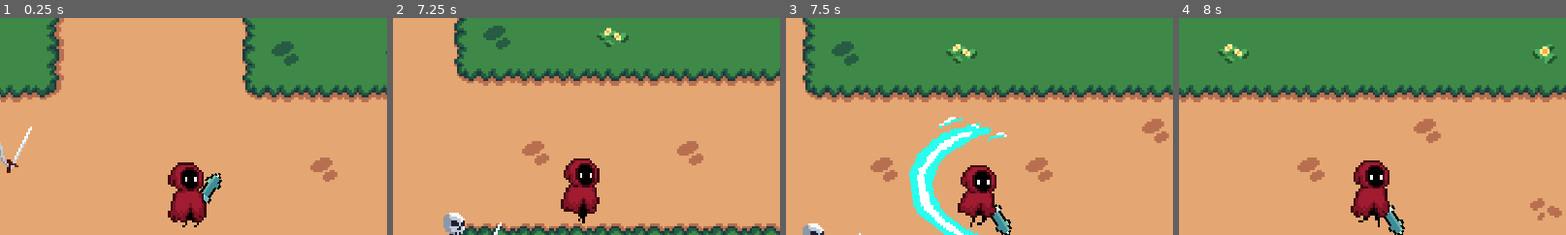
Above: before the commit, frames 1-4 (left to right).
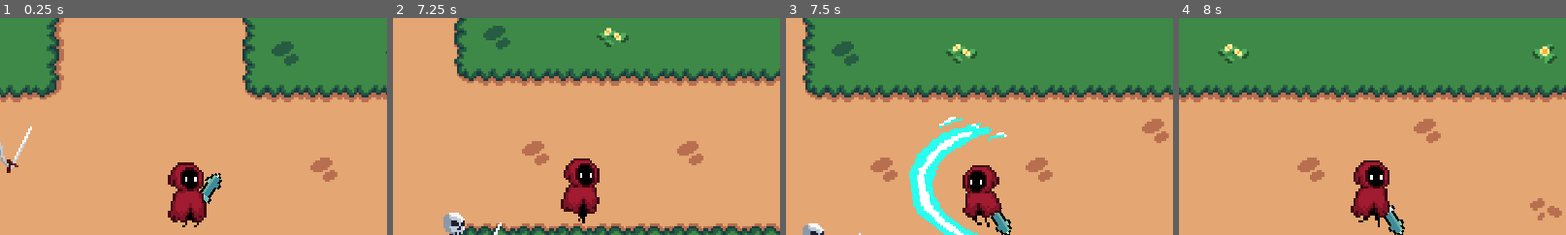
Above: after the commit, the same moments.

Repository: Jerga99/godot-2d-game-course
Game: Godot game, scene res://scenes/play_scene.tscn
Same seed, same stepped clock (60 frames per second), same inputs: the game is played once before the commit and once after it.
Inputs (mouse positions are % of the whole screen's width and height, from its top left):
- Up to frame 1 (0.25 s): no input
- Up to frame 2 (7.25 s): move the mouse to (72, 45) at 0.52 s; hold D (right) 0.53-1.28 s; tap one key every 0.75 s from 0.6 s: 1 (ability_1) 2 (ability_2) 3 (ability_3) 1 (ability_1) 2 (ability_2) 3 (ability_3) 1 (ability_1) 2 (ability_2) 3 (ability_3); move the mouse to (30, 55) at 1.27 s; hold S (down) 1.28-2.03 s; move the mouse to (60, 28) at 2.02 s; hold D (right) 2.03-2.78 s; move the mouse to (45, 70) at 2.77 s; hold W (up) 2.78-3.53 s; move the mouse to (80, 65) at 3.52 s; hold A (left) 3.53-5.03 s; move the mouse to (20, 35) at 4.27 s; move the mouse to (55, 50) at 5.02 s; hold S (down) 5.03-5.78 s; move the mouse to (35, 25) at 5.77 s; hold D (right) 5.78-6.53 s; move the mouse to (72, 45) at 6.52 s; hold W (up) from 6.53 s (still down)
- Up to frame 3 (7.5 s): move the mouse to (30, 55) at 7.27 s; release W (up) at 7.28 s; hold D (right) from 7.28 s (still down); tap 1 (ability_1) at 7.35 s
- Up to frame 4 (8 s): keep holding D (right)
The pictures show only the part of the screen within x 26-75%, y 11-61%; the shares and areas given below are measured in that part.

Frames 1-2 are identical in both runs. In frame 3, 1.3% of the frame differs, in the area x 44-56%, y 67-97%; in frame 4, nothing differs.

Commit message:
Turning cooldown

Diff:
--- a/scripts/ability/component/ability_turn_to_mouse.gd
+++ b/scripts/ability/component/ability_turn_to_mouse.gd
@@ -4,3 +4,4 @@
 func _activate(context: AbilityContext):
 	var mouse_pos = get_window().get_camera_2d().get_global_mouse_position()
 	context.caster.turn_to_position(mouse_pos)
+	context.caster.turning_cooldown += 0.2
--- a/scripts/entity/entity.gd
+++ b/scripts/entity/entity.gd
@@ -6,6 +6,7 @@
 var current_anim: AnimationWrapper
 var current_health: float
 var is_dead: bool = false
+var turning_cooldown = 0.0
 
 @onready var animated_sprite: AnimatedSprite2D = $AnimatedSprite2D
 
--- a/scripts/entity/player.gd
+++ b/scripts/entity/player.gd
@@ -31,6 +31,7 @@
 
 func _handle_movemment(delta: float):
 	is_moving = false
+	turning_cooldown = max(0, turning_cooldown - delta)
 	var horizontal = Input.get_axis("left", "right")
 	var vertical = Input.get_axis("up", "down")
 
@@ -40,14 +41,11 @@
 
 	if n_movement.length() > 0:
 		is_moving = true
-		if horizontal > 0:
-			animated_sprite.flip_h = false
-			#weapon.position = weapon_right
-			#weapon.rotation = deg_to_rad(35)
-		elif horizontal < 0:
-			animated_sprite.flip_h = true
-			#weapon.position = weapon_left
-			#weapon.rotation = deg_to_rad(-35)
+		if turning_cooldown == 0:
+			if horizontal > 0:
+				animated_sprite.flip_h = false
+			elif horizontal < 0:
+				animated_sprite.flip_h = true
 
 func _handle_animation():
 	if is_moving:
